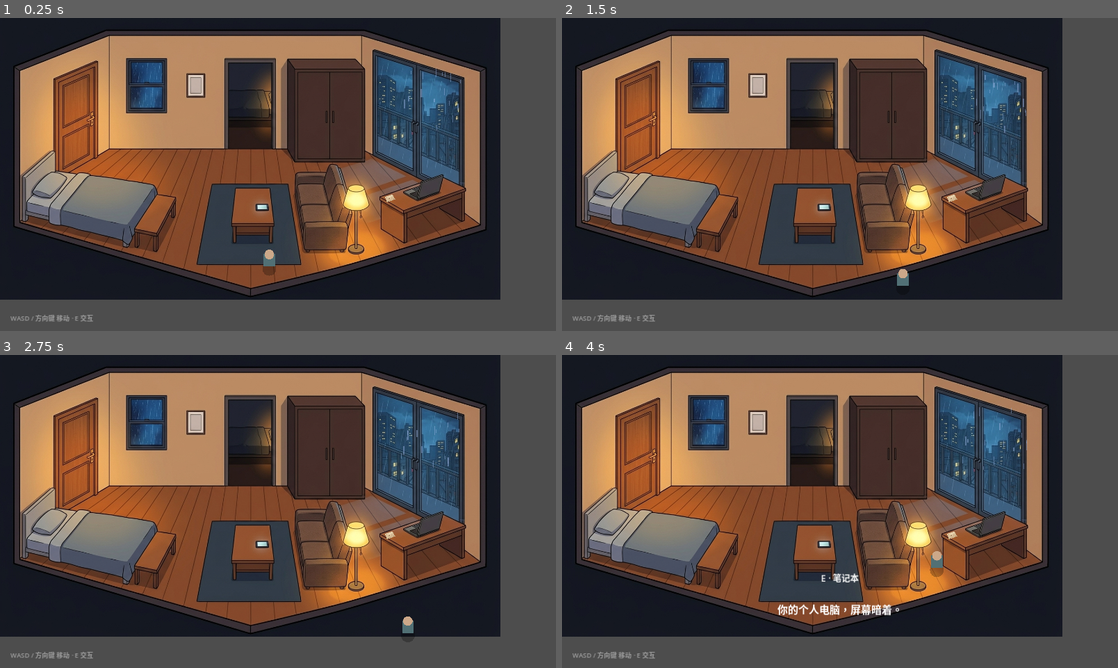
Above: before the commit, frames 1-4 (two rows, left to right).
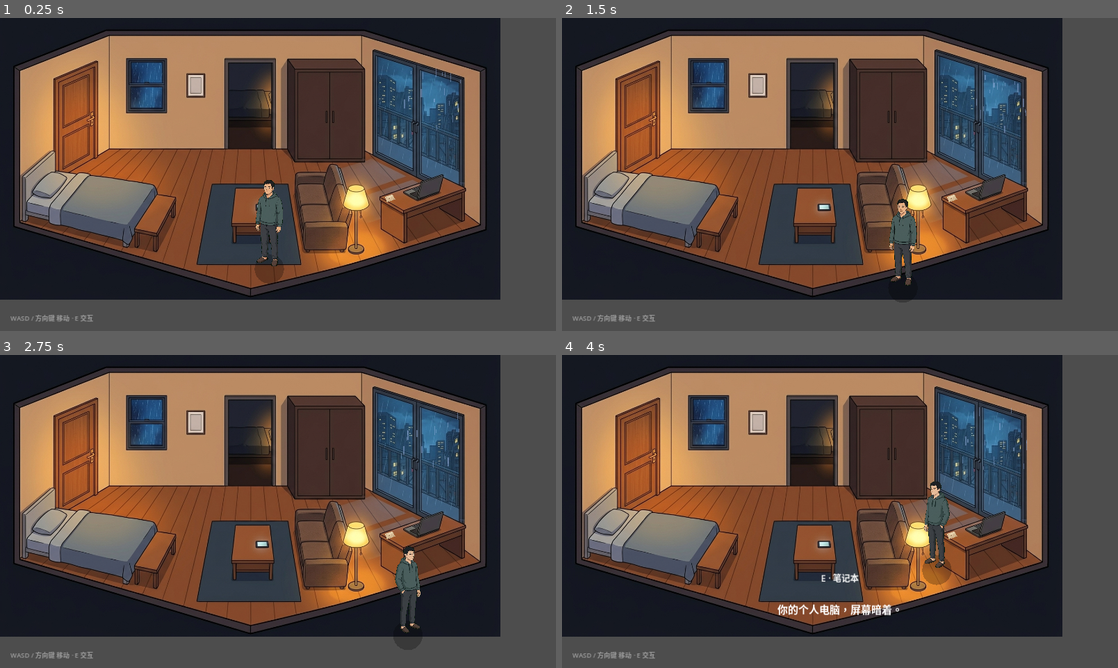
Above: after the commit, the same moments.

Repository: jggagi/Otherwise
Game: Godot game, scene res://scenes/apartment.tscn
Two runs of this game, one before a commit and one after it. Both use one fixed random seed, a clock stepped at 60 frames per second and the inputs below.
Inputs:
- Up to frame 1 (0.25 s): no input
- Up to frame 2 (1.5 s): hold D 0.53-1.28 s; tap E at 0.6 s; tap Space at 0.77 s; hold S from 1.28 s (still down); tap 1 at 1.35 s
- Up to frame 3 (2.75 s): tap Space at 1.52 s; release S at 2.03 s; hold D from 2.03 s (still down); tap 2 at 2.1 s
- Up to frame 4 (4 s): release D at 2.78 s; hold W 2.78-3.53 s; tap 3 at 2.85 s; tap Space at 3.02, 3.77 s; hold A from 3.53 s (still down); tap E at 3.6 s

The runs differ from the first frame. In frame 1, 0.9% of the frame differs, in the area x 45-52%, y 51-85%; in frame 2, 0.9%; in frame 3, 0.8%; in frame 4, 1.0%, in the area x 64-71%, y 40-74%.

Commit message:
feat: replace player placeholder with 3-view character sprites
Antigravity-generated front/back/side sprites (chroma-key cutout to
transparent PNGs in assets/player/) replace the teal polygon body in
player.gd. Movement picks the nearest of three views, mirroring the
side view for rightward movement; height is calibrated to 200 game
units via 2.5D projection against the sofa and door in the background
art. Collision capsule and movement logic unchanged. capture_m3.gd
gains four facing showcase frames (12-15).

Diff:
--- a/scripts/capture_m3.gd
+++ b/scripts/capture_m3.gd
@@ -84,7 +84,25 @@
 				_shot("11_else_gold_anchor")
 			254:
 				_key(KEY_2)                        # NOT NOW 关闭
+			258:
+				player.global_position = Vector2(620, 570)   # 空地展示朝向
 			262:
+				player._update_facing(Vector2(0, 1))   # 正面（朝镜头）
+			266:
+				_shot("12_player_front")
+			270:
+				player._update_facing(Vector2(0, -1))  # 背面
+			274:
+				_shot("13_player_back")
+			278:
+				player._update_facing(Vector2(-1, 0))  # 左侧
+			282:
+				_shot("14_player_side_left")
+			286:
+				player._update_facing(Vector2(1, 0))   # 右侧（镜像）
+			290:
+				_shot("15_player_side_right")
+			298:
 				get_tree().quit()
 
 	# 直接调用主脚本的输入处理，模拟按键。
--- a/scripts/player.gd
+++ b/scripts/player.gd
@@ -1,36 +1,45 @@
 extends CharacterBody2D
-## Temporary protagonist placeholder: a muted quarter-view sprite.
+## Protagonist: Antigravity-generated 3-view sprite (front / back / side).
 ## Eight-directional WASD / arrow movement on a fixed camera.
+## Facing picks the closest of the three views; the side view is
+## mirrored for rightward movement. Collision stays small on purpose
+## so the cramped apartment remains navigable.
 
 @export var speed: float = 220.0
 
+## 角色身高（游戏单位），按背景沙发/门屏幕高度做 2.5D 投影标定。
+const TARGET_HEIGHT := 200.0
+## 脚底相对节点原点的落点（与旧占位脚位一致）。
+const GROUND_Y := 2.0
+
+var _body: Sprite2D
+var _tex_front: Texture2D
+var _tex_back: Texture2D
+var _tex_side: Texture2D
+
 
 func _ready() -> void:
+	_tex_front = load("res://assets/player/player_front.png")
+	_tex_back = load("res://assets/player/player_back.png")
+	_tex_side = load("res://assets/player/player_side.png")
 	_build_body()
 
 
 func _build_body() -> void:
 	# Soft grounding shadow.
 	var shadow := Polygon2D.new()
-	shadow.polygon = _circle_points(16.0, 24)
+	shadow.polygon = _circle_points(34.0, 24)
 	shadow.color = Color(0.0, 0.0, 0.0, 0.26)
 	shadow.position = Vector2(0.0, 7.0)
 	add_child(shadow)
 
-	# Torso.
-	var torso := Polygon2D.new()
-	torso.polygon = _rect_points(Vector2(-13.0, -27.0), Vector2(13.0, 2.0))
-	torso.color = Color(0.32, 0.44, 0.46)
-	add_child(torso)
+	# Character sprite (facing managed by _set_facing).
+	_body = Sprite2D.new()
+	_body.name = "Body"
+	add_child(_body)
+	_set_facing(_tex_front, false)
 
-	# Head.
-	var head := Polygon2D.new()
-	head.polygon = _circle_points(11.0, 20)
-	head.color = Color(0.80, 0.66, 0.54)
-	head.position = Vector2(0.0, -26.0)
-	add_child(head)
-
-	# Collision capsule (invisible).
+	# Collision capsule (invisible; kept small for navigation).
 	var collision := CollisionShape2D.new()
 	var capsule := CapsuleShape2D.new()
 	capsule.radius = 13.0
@@ -51,8 +60,32 @@
 		direction.x += 1.0
 	if direction.length_squared() > 0.0:
 		direction = direction.normalized()
+		_update_facing(direction)
 	velocity = direction * speed
 	move_and_slide()
+
+
+## 切换朝向贴图：等比缩放到 TARGET_HEIGHT，脚底对齐 GROUND_Y。
+func _set_facing(tex: Texture2D, flip: bool) -> void:
+	if tex == null or _body == null:
+		return
+	if _body.texture == tex and _body.flip_h == flip:
+		return
+	_body.texture = tex
+	_body.flip_h = flip
+	var k: float = TARGET_HEIGHT / tex.get_height()
+	_body.scale = Vector2(k, k)
+	_body.position = Vector2(0.0, GROUND_Y - tex.get_height() * k * 0.5)
+
+
+## 按移动方向取最近视角：横移用侧面（右移镜像），纵移用正面/背面。
+func _update_facing(dir: Vector2) -> void:
+	if absf(dir.x) > absf(dir.y):
+		_set_facing(_tex_side, dir.x > 0.0)
+	elif dir.y < 0.0:
+		_set_facing(_tex_back, false)
+	else:
+		_set_facing(_tex_front, false)
 
 
 func _circle_points(radius: float, segments: int) -> PackedVector2Array:
@@ -61,7 +94,3 @@
 		var angle := TAU * float(i) / float(segments)
 		points.append(Vector2(cos(angle), sin(angle)) * radius)
 	return points
-
-
-func _rect_points(a: Vector2, b: Vector2) -> PackedVector2Array:
-	return PackedVector2Array([a, Vector2(b.x, a.y), b, Vector2(a.x, b.y)])
Binary file added: assets/player/player_back.png
Not shown, added: assets/player/player_back.png.import
Binary file added: assets/player/player_front.png
Not shown, added: assets/player/player_front.png.import
Binary file added: assets/player/player_side.png
Not shown, added: assets/player/player_side.png.import
